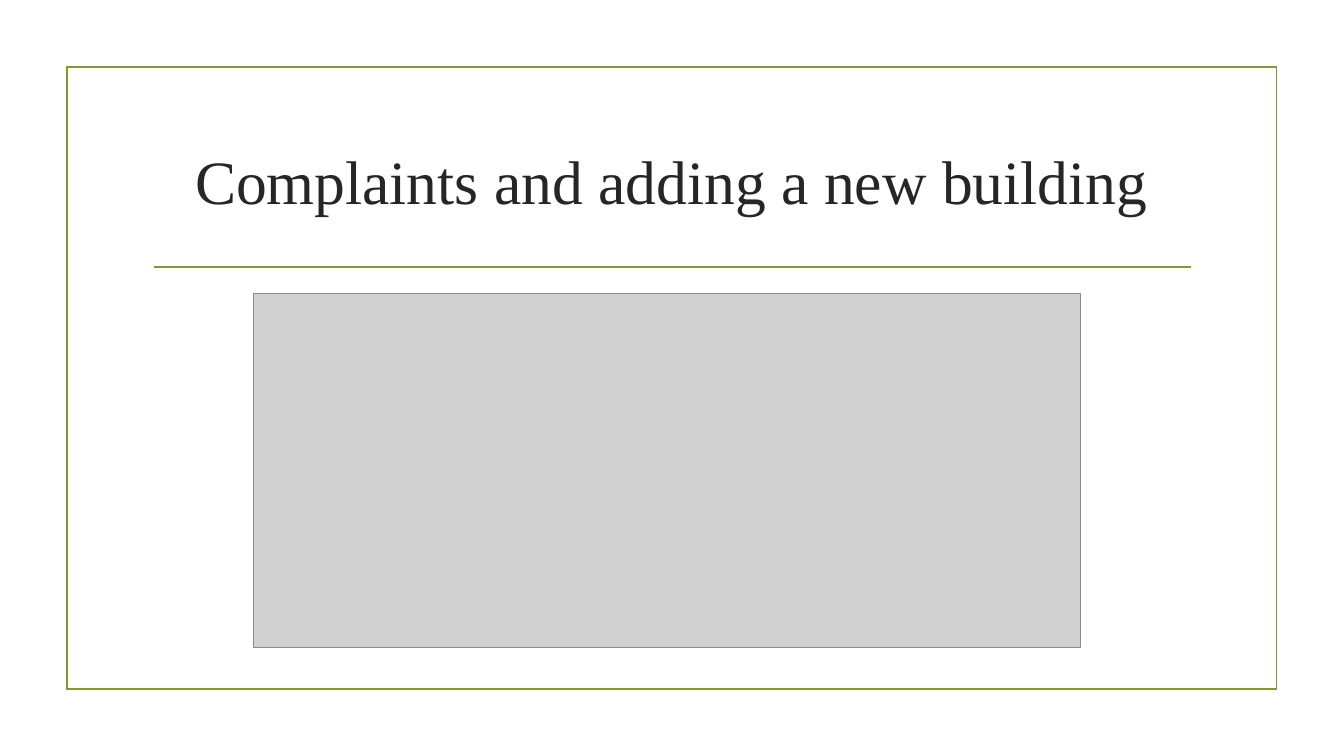
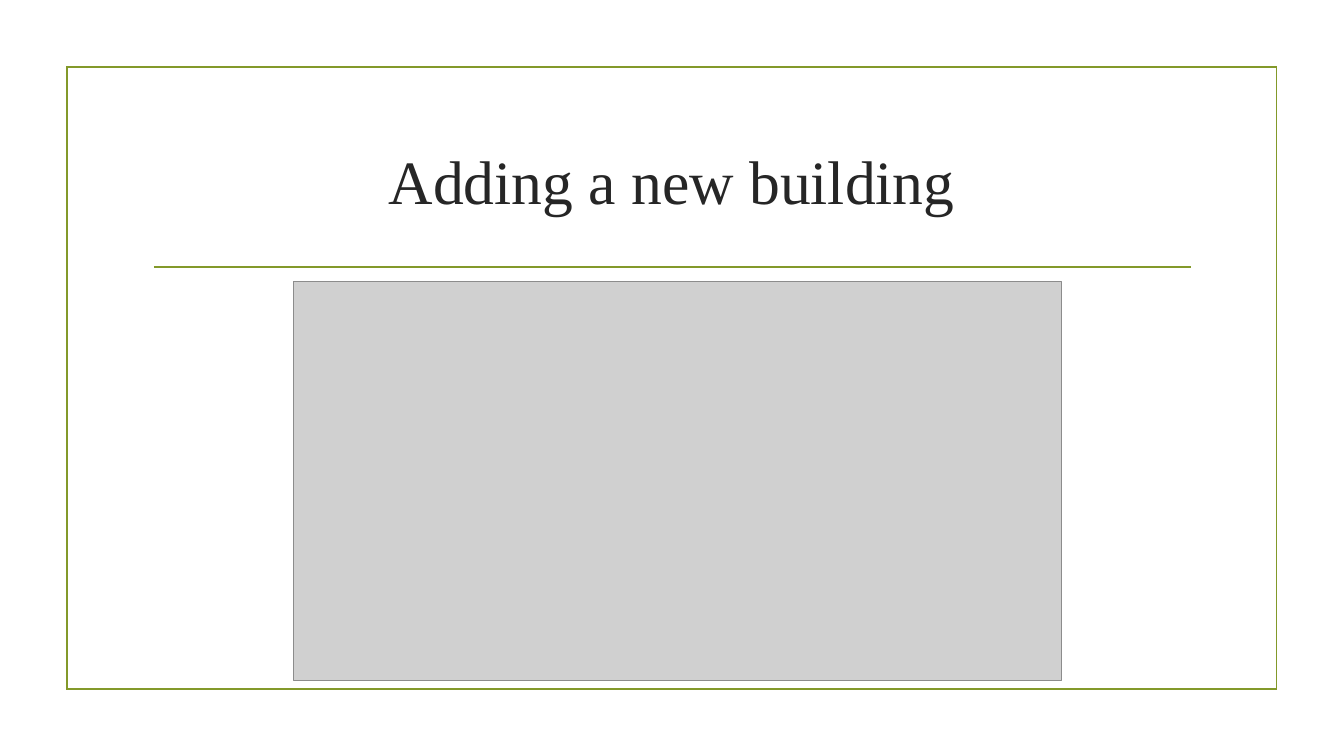
Before and after one commit to ViktorSkachkov/StudentHouse, a slide deck: slide 13 of Presentation/ProjectPresentation.pptx (slide 9 before the commit). Drawn at 1344x756 pixels with LibreOffice and Linux fonts; fonts in the diff are those of the drawing; grey boxes stand for pictures; background and template pictures are left out. Boxes give left, top, right and bottom in pixels: in the first picture for what was removed or moved away, otherwise in the second. Text is boxed around its words. In the diff, an @@ line names an element or a change of style, - is before the commit and + after.

```diff
--- a/Presentation/ProjectPresentation.pptx
+++ b/Presentation/ProjectPresentation.pptx
@@ title at bbox=[389, 161, 954, 216]: text changed @@
-Complaints and adding a new building
+Adding a new building
@@ picture: place and size @@
-picture at bbox=[254, 293, 1082, 648]
+picture at bbox=[293, 281, 1062, 680]
```
Also in this commit, not shown: 5 other slides changed, 4 slides added.
